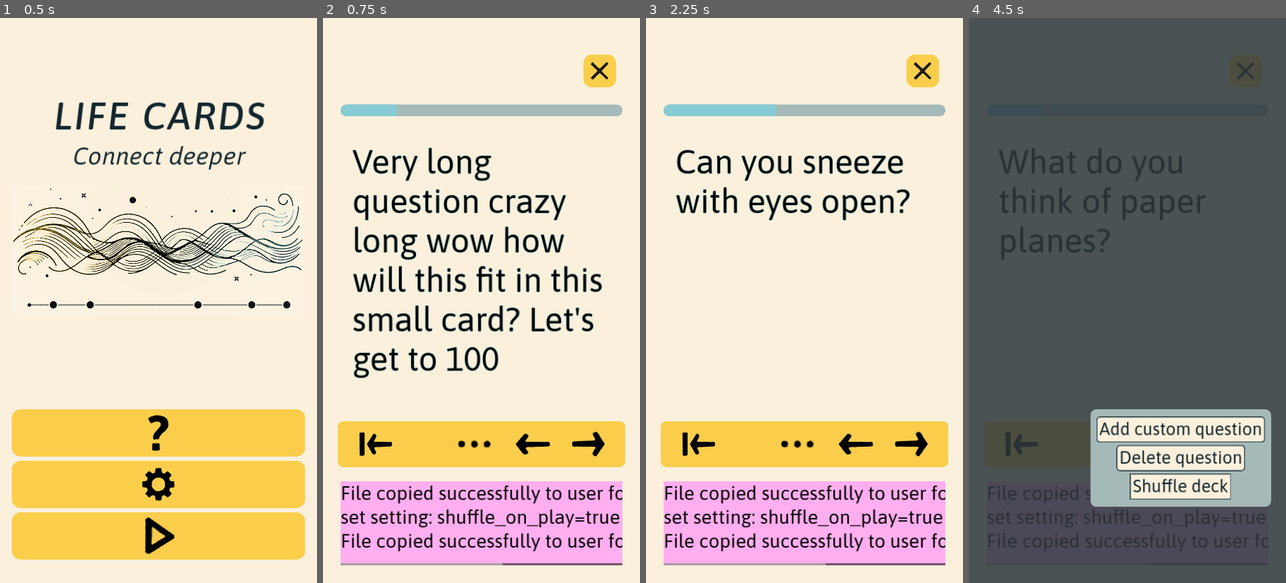
Above: before the commit, frames 1-4 (left to right).
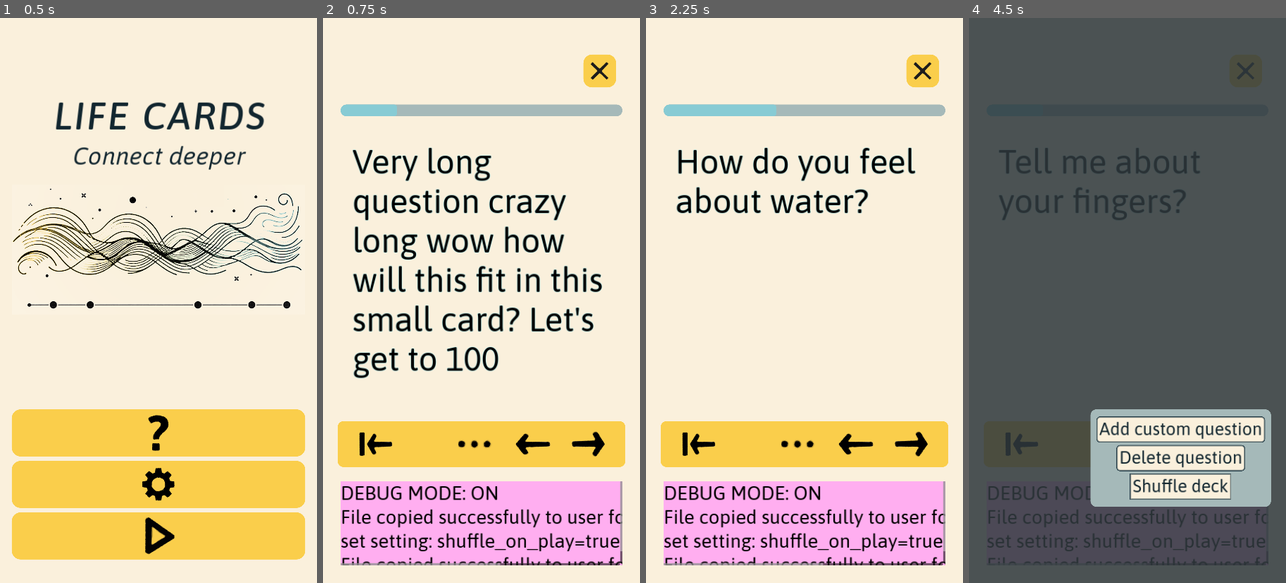
Above: after the commit, the same moments.

Repository: edoartworks/LifeCards
Game: Godot game, scene res://Game/screen_main.tscn
Two runs of this game, one before a commit and one after it. Both use one fixed random seed, a clock stepped at 60 frames per second and the inputs below.
Inputs (mouse positions are in pixels of both pictures, inside the frame that each line leads up to):
- Up to frame 1 (0.5 s): no input
- Up to frame 2 (0.75 s): click (481, 537) at 0.5 s
- Up to frame 3 (2.25 s): click (804, 537) at 1.25 s; click (909, 441) at 2 s
- Up to frame 4 (4.5 s): click (1019, 441) at 2.75 s; click (1121, 441) at 3.5 s; click "Shuffle deck" at 4.25 s

Frame 1 is identical in both runs. In frame 2, 4.1% of the frame differs, in the area x 5-95%, y 82-97%; in frame 3, 7.5%, in the area x 5-95%, y 22-97%; in frame 4, 3.6%.

Commit message:
Actually finished implementing settings saving and loading + implemented first toggle setting

Diff:
--- a/Data/settings.cfg
+++ b/Data/settings.cfg
@@ -1,3 +1,3 @@
 [main]
 
-shuffle_on_play=false
+shuffle_on_play=true
--- a/Game/Globals/Global.gd
+++ b/Game/Globals/Global.gd
@@ -18,6 +18,7 @@
 
 func _ready() -> void:
 	if DEBUG_MODE:
+		debug("DEBUG MODE: ON")
 		QUESTIONS_SRC_PATH = DEBUG_QS_FILE_PATH
 		DEBUG_RESET_USR_QS = true
 		DEBUG_RESET_SETTINGS = true
@@ -30,16 +31,21 @@
 	else:
 		debug("User questions found. Skip res file copy")
 
+	# Build settings file
+	call_deferred("build_settings")
 	if not FileAccess.file_exists(SETTINGS_USER_PATH) or DEBUG_RESET_SETTINGS:
-		# First build settings file in res, then copy it to user path
-		call_deferred("build_settings")
 		call_deferred("copy_file", SETTINGS_SRC_PATH, SETTINGS_USER_PATH)
 	else:
 		debug("User settings found. Skip res file copy")
+		SignalBus.update_settings_UI.emit()
 
 	load_questions()
 
-	SignalBus.shuffle_deck.connect(shuffle_deck)
+	SignalBus.shuffle_deck.connect(_shuffle_deck)
+
+
+func _shuffle_deck() -> void:
+	QUESTIONS.shuffle()
 
 
 func _notification(what: int) -> void:
@@ -65,13 +71,14 @@
 func build_settings() -> void:
 	# Build settings file by reading values from the settings screen
 	# and writing it to the res file.
-	# Clear settings first
+
+	# Clear source settings first
 	var config = ConfigFile.new()
 	var err = config.load(SETTINGS_SRC_PATH)
-	config.clear()
 	if err != OK:
 		debug("Error loading settings file.")
 		return
+	config.clear()
 
 	var save_err = config.save(SETTINGS_SRC_PATH)
 	if save_err != OK:
@@ -127,10 +134,6 @@
 		debug("No questions loaded.")
 
 
-func shuffle_deck() -> void:
-	QUESTIONS.shuffle()
-
-
 func copy_file(source_path: String, destination_path: String, override_existing: bool = true) -> void:
 	var source_file = FileAccess.open(source_path, FileAccess.READ)
 	if source_file:
--- a/Game/screen_main_menu.gd
+++ b/Game/screen_main_menu.gd
@@ -3,7 +3,8 @@
 
 func _on_btn_play_pressed() -> void:
 	SignalBus.main_menu_play_pressed.emit()
-	#TODO: shuffle if settings is enabled
+	if Global.get_setting("shuffle_on_play"):
+		SignalBus.shuffle_deck.emit()
 
 
 func _on_btn_settings_pressed() -> void:
--- a/Game/settings_toggle.gd
+++ b/Game/settings_toggle.gd
@@ -16,21 +16,24 @@
 
 func _ready() -> void:
 	lbl_text.text = display_text
-	update_texture()
 	add_to_group("settings")
+	call_deferred("update_value_from_user_file")
+	call_deferred("update_texture")
 
 
 func _process(_delta: float) -> void:
-	# Preview string in editor
+	# Preview in editor
 	if Engine.is_editor_hint():
-		_ready()
+		lbl_text.text = display_text
+		add_to_group("settings")
+		update_texture()
 
 
 func _on_gui_input(event: InputEvent) -> void:
 	if event is InputEventScreenTouch and event.is_pressed():
 		setting_value = not setting_value
 		update_texture()
-		toggle_pressed.emit(setting_value)
+		toggle_pressed.emit(setting_key, setting_value)
 
 
 func update_texture() -> void:
@@ -38,3 +41,7 @@
 		toggle_texture.texture = TOGGLE_ON_ART
 	else:
 		toggle_texture.texture = TOGGLE_OFF_ART
+
+
+func update_value_from_user_file() -> void:
+	setting_value = Global.get_setting(setting_key)
--- a/Game/settings_toggle.tscn
+++ b/Game/settings_toggle.tscn
@@ -7,7 +7,7 @@
 theme_type_variation = &"PanelContainer_Toggle"
 script = ExtResource("1_w2fx3")
 display_text = "setting"
-setting_value = null
+setting_key = "key"
 
 [node name="h_cont" type="HBoxContainer" parent="."]
 layout_mode = 2
